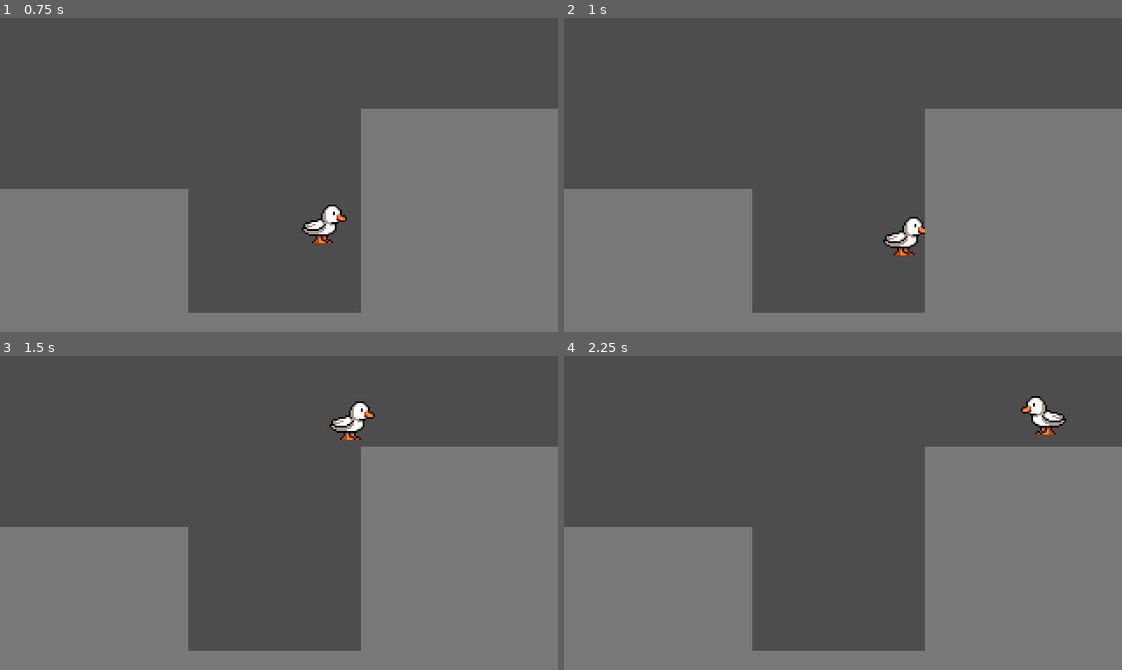
Above: before the commit, frames 1-4 (two rows, left to right).
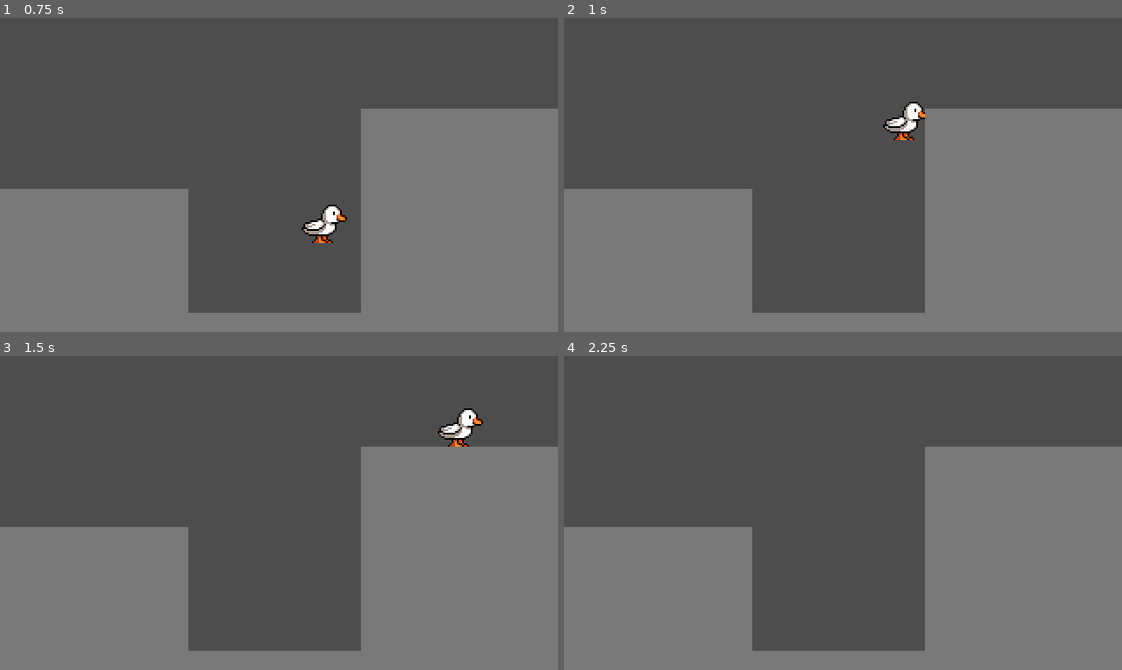
Above: after the commit, the same moments.

Repository: Wacky-Games-Studio/Game
Game: Godot game, scene res://test_level.tscn
The game is run twice, just before and just after one commit, with the same random seed, the same clock (stepped at 60 frames per second) and the same inputs.
Inputs:
- Up to frame 1 (0.75 s): tap Enter at 0.5 s; hold D (walk_right) from 0.53 s (still down); tap W (jump) at 0.6 s
- Up to frame 2 (1 s): keep holding D (walk_right); tap W (jump) at 0.77 s
- Up to frame 3 (1.5 s): keep holding D (walk_right); tap W (jump) at 1.07, 1.35 s
- Up to frame 4 (2.25 s): tap W (jump) at 1.52, 1.82, 2.1 s; release D (walk_right) at 2.03 s; hold A (walk_left) from 2.03 s (still down)

Frame 1 is identical in both runs. In frame 2, 1.0% of the frame differs, in the area x 57-65%, y 26-76%; in frame 3, 1.0%, in the area x 59-87%, y 14-29%; in frame 4, 0.5%.

Commit message:
Started work on buffered input

Diff:
--- a/entities/player/states/fall.gd
+++ b/entities/player/states/fall.gd
@@ -5,7 +5,7 @@
 @export var jump_state: State
 
 func process_input(event: InputEvent) -> State:
-	if Input.is_action_just_pressed("jump") and parent.is_on_wall_only():
+	if InputBuffer.is_action_press_buffered("jump") and parent.is_on_wall_only():
 		return jump_state
 
 	return null
--- a/entities/player/states/idle.gd
+++ b/entities/player/states/idle.gd
@@ -4,7 +4,7 @@
 @export var jump_state: State
 
 func process_input(event: InputEvent) -> State:
-	if Input.is_action_just_pressed("jump") and parent.is_on_floor():
+	if InputBuffer.is_action_press_buffered("jump") and parent.is_on_floor():
 		return jump_state
 
 	if Input.get_axis("walk_left", "walk_right") != 0:
--- a/entities/player/states/jump.gd
+++ b/entities/player/states/jump.gd
@@ -13,7 +13,7 @@
 func process_physics(delta: float) -> State:
 	parent.velocity.y += gravity * delta
 
-	if parent.is_on_wall_only() and Input.is_action_just_pressed("jump"):
+	if parent.is_on_wall_only() and InputBuffer.is_action_press_buffered("jump"):
 		parent.velocity = Vector2(parent.get_wall_normal().x * wall_jump_pushback, jump_speed)
 
 	if parent.velocity.y >  0:
--- a/entities/player/states/walk.gd
+++ b/entities/player/states/walk.gd
@@ -4,7 +4,7 @@
 @export var jump_state: State
 
 func process_input(event: InputEvent) -> State:
-	if Input.is_action_just_pressed("jump") and parent.is_on_floor():
+	if InputBuffer.is_action_press_buffered("jump") and parent.is_on_floor():
 		return jump_state
 
 	return null
--- /dev/null
+++ b/globabls/input_buffer.gd
@@ -0,0 +1,97 @@
+extends Node
+# Keeps track of recent inputs in order to make timing windows more flexible.
+# Intended use: Add this file to your project as an Autoload script and have other objects call the class' methods.
+# (more on AutoLoad: https://docs.godotengine.org/en/stable/tutorials/scripting/singletons_autoload.html)
+
+# How many milliseconds ahead of time the player can make an input and have it still be recognized.
+# I chose the value 150 because it imitates the 9-frame buffer window in the Super Smash Bros. Ultimate game.
+const BUFFER_WINDOW: int = 150
+# The godot default deadzone is 0.2 so I chose to have it the same
+const JOY_DEADZONE: float = 0.2
+
+var keyboard_timestamps: Dictionary
+var joypad_timestamps: Dictionary
+
+# Called when the node enters the scene tree for the first time.
+func _ready() -> void:
+	process_mode = Node.PROCESS_MODE_PAUSABLE
+
+	# Initialize all dictionary entris.
+	keyboard_timestamps = {}
+	joypad_timestamps = {}
+
+
+# Called whenever the player makes an input.
+func _input(event: InputEvent) -> void:
+	if event is InputEventKey:
+		if !event.pressed or event.is_echo():
+			return
+
+		var scancode: int = event.physical_keycode
+		keyboard_timestamps[scancode] = Time.get_ticks_msec()
+	elif event is InputEventJoypadButton:
+		if !event.pressed or event.is_echo():
+			return
+
+		var button_index: int = event.button_index
+		joypad_timestamps[button_index] = Time.get_ticks_msec()
+	elif event is InputEventJoypadMotion:
+		if abs(event.axis_value) < JOY_DEADZONE:
+			return
+
+		var axis_code: String = str(event.axis) + "_" + str(sign(event.axis_value))
+		joypad_timestamps[axis_code] = Time.get_ticks_msec()
+
+
+# Returns whether any of the keyboard keys or joypad buttons in the given action were pressed within the buffer window.
+func is_action_press_buffered(action: String) -> bool:
+	# Get the inputs associated with the action. If any one of them was pressed in the last BUFFER_WINDOW milliseconds,
+	# the action is buffered.
+	for event in InputMap.action_get_events(action):
+		if event is InputEventKey:
+			var scancode: int = event.physical_keycode
+			if keyboard_timestamps.has(scancode):
+				if Time.get_ticks_msec() - keyboard_timestamps[scancode] <= BUFFER_WINDOW:
+					# Prevent this method from returning true repeatedly and registering duplicate actions.
+					_invalidate_action(action)
+
+					return true;
+		elif event is InputEventJoypadButton:
+			var button_index: int = event.button_index
+			if joypad_timestamps.has(button_index):
+				var delta = Time.get_ticks_msec() - joypad_timestamps[button_index]
+				if delta <= BUFFER_WINDOW:
+					_invalidate_action(action)
+					return true
+		elif event is InputEventJoypadMotion:
+			if abs(event.axis_value) < JOY_DEADZONE:
+				return false
+			var axis_code: String = str(event.axis) + "_" + str(sign(event.axis_value))
+			if joypad_timestamps.has(axis_code):
+				var delta = Time.get_ticks_msec() - joypad_timestamps[axis_code]
+				if delta <= BUFFER_WINDOW:
+					_invalidate_action(action)
+					return true
+	# If there's ever a third type of buffer-able action (mouse clicks maybe?), it'd probably be worth it to generalize
+	# the repetitive keyboard/joypad code into something that works for any input method. Until then, by the YAGNI
+	# principle, the repetitive stuff stays >:)
+
+	return false
+
+
+# Records unreasonable timestamps for all the inputs in an action. Called when IsActionPressBuffered returns true, as
+# otherwise it would continue returning true every frame for the rest of the buffer window.
+func _invalidate_action(action: String) -> void:
+	for event in InputMap.action_get_events(action):
+		if event is InputEventKey:
+			var scancode: int = event.physical_keycode
+			if keyboard_timestamps.has(scancode):
+				keyboard_timestamps[scancode] = 0
+		elif event is InputEventJoypadButton:
+			var button_index: int = event.button_index
+			if joypad_timestamps.has(button_index):
+				joypad_timestamps[button_index] = 0
+		elif event is InputEventJoypadMotion:
+			var axis_code: String = str(event.axis) + "_" + str(sign(event.axis_value))
+			if joypad_timestamps.has(axis_code):
+				joypad_timestamps[axis_code] = 0
--- a/project.godot
+++ b/project.godot
@@ -14,6 +14,10 @@
 run/main_scene="res://test_level.tscn"
 config/features=PackedStringArray("4.1", "Mobile")
 config/icon="res://icon.svg"
+
+[autoload]
+
+InputBuffer="*res://globabls/input_buffer.gd"
 
 [display]
 
